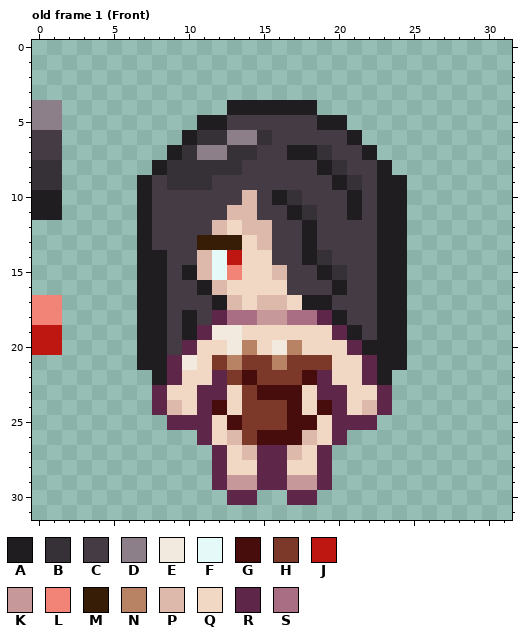
Two states of a pixel-art file, _Data/BlackHair.aseprite. Above, as it was before the edit.
32x32 pixels, 1 frame. Shown: old frame 1 (Front). The commit also changed other frames, which this record leaves out.
Palette (. is transparent): A #201d21  B #353136  C #443b44  D #8d7f8a  E #f2eade  F #e5f9f8  G #470d0d  H #7c3829  J #be1712  K #c7989a  L #f18476  M #381d06  N #b88365  P #ddb9ac  Q #f0d8c5  R #5e2749  S #a96e83
Pixels before, old frame 1 (Front), first column x 0:
 4 DD...........AAAAAA......
 5 DD.........AACCCCCCAA....
 6 CC........ABBDDBCCCCCA...
 7 CC.......ABDDBBCCAABCCA..
 8 BB......ABBBBBCCCCCABCCA.
 9 BB.....ACBBBCCCCCCCCABCAA
10 AA.....ACCCCCCPCABCCCACAA
11 AA.....ACCCCCPPCCABCCACAA
12 .......ACCCCPQPPCCACCCCAA
13 .......ACCCMMMQPCCACCCCAA
14 .......AACCPFJQQCCABCCCAA
15 .......AACAPFLQQPCCABCCAA
16 .......AACCAPQQQQCCCACCAA
17 LL.....AACCCAPQPPQAACCCAA
18 LL.....AACACRSSKKSSRACCAA
19 JJ.....AACAREEQQQQQQRACAA
20 JJ.....AACRQQENQENQQQRAAA
21 .......AAREQHNHHNHHHQQRAA
22 ........ARQQRHGHHHGRQQRA.
23 ........RQQRRQHGGGQRRQQR.
24 ........RPQRGQHHHGQGRQPR.
25 .........RRRQGHHHGGQRRR..
26 ...........RQPHGGGPQR....
27 ............RQPRRPQR.....
28 ............RQQRRQQR.....
29 ............RKKRRKKR.....
30 .............RR..RR......
The result:
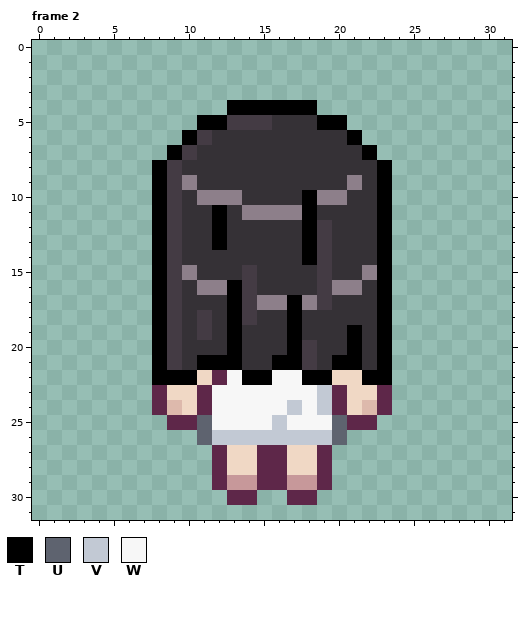
Colours new in this view: T #000000  U #5e636f  V #c2c9d4  W #f7f7f7
A new or re-ordered frame is compared with the old frame closest to it.
Edits made:
frames 1 -> 2
layer "Layer" now hidden
layer "Layer 1" added
Changed rows in their new state; - is an unchanged pixel.
Frame 2 is new; against old frame 1 (Front):
first column x 0:
 4 ..-----------TTTTTT------
 5 ..---------TT---BBBTT----
 6 ..--------TC-BB-BBBBBT---
 7 ..-------TCBB--BBBB-BBT--
 8 ..------TC----BBBBBB-BBT-
 9 ..-----.TCD-BBBBBBBBBDBT.
10 ..-----.T-BDDDBBB-TDDBBT.
11 ..-----.T-BBTBDDDDTBBBBT.
12 -------.T-BBTBBBBBT-BBBT.
13 -------.T-BBTBBBBBT-BBBT.
14 -------.T-BBBBBBBBTCBBBT.
15 -------.T-DBBBCBBBBC-BDT.
16 -------.T-BDDTCBBBB-DDBT.
17 ..-----.T-BBBTCDDTDCBBBT.
18 ..-----.T-B-BTCBBTBBBBBT.
19 ..-----.T-BCBTBBBTBBBTBT.
20 ..-----.T-BBBTBBBTCBBTBT.
21 -------.TCBTTTBBTTCBTTBT.
22 --------TTT--WTTWWTT--TT-
23 ------------WWWWWWWV-----
24 ------------WWWWWVWV-----
25 -----------UWWWWVWWWU----
26 -----------UVVVVVVVVU----
27 --------------Q--Q-------
Where, in picture pixels (left, top, right, bottom), the same in both pictures:
erased: (32, 100, 62, 220)
changed: (137, 100, 407, 460)
erased: (32, 295, 62, 355)
